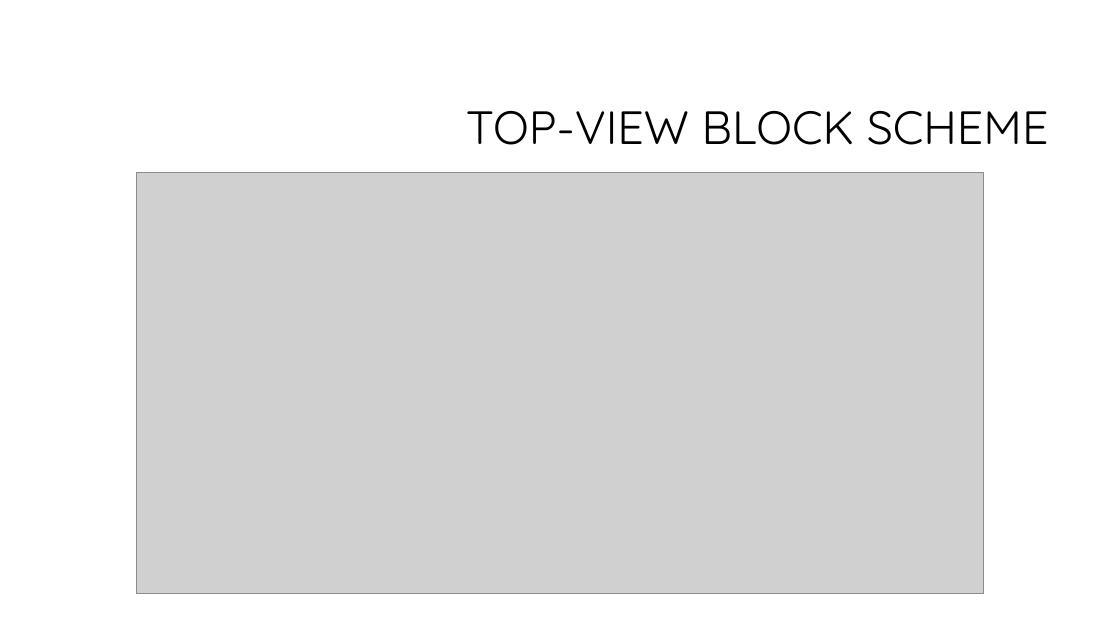
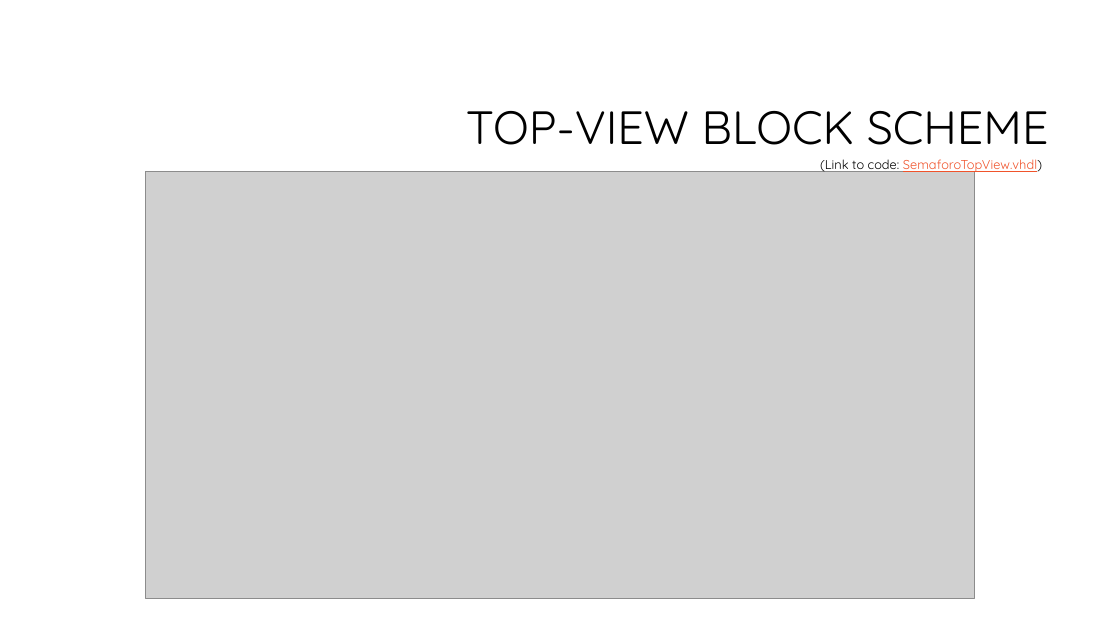
Before and after one commit to HopedWall/LightControlSystem, a slide deck: slide 11 of doc/Gruppo2_VincenziPorto.pptx. Drawn at 1120x630 pixels with LibreOffice and Linux fonts; fonts in the diff are those of the drawing; grey boxes stand for pictures; background and template pictures are left out. Boxes give left, top, right and bottom in pixels: in the first picture for what was removed or moved away, otherwise in the second. Text is boxed around its words. In the diff, an @@ line names an element or a change of style, - is before the commit and + after.

```diff
--- a/doc/Gruppo2_VincenziPorto.pptx
+++ b/doc/Gruppo2_VincenziPorto.pptx
@@ picture: place and size @@
-picture at <box>137,173,984,593</box>
+picture at <box>145,171,975,598</box>
@@ text added at <box>820,159,1042,173</box>, 11 pt, text #F0532B, underline @@
+(Link to code: SemaforoTopView.vhdl)
```
Also in this commit, not shown: 3 other slides changed, 26 slides added, 1 other file.
